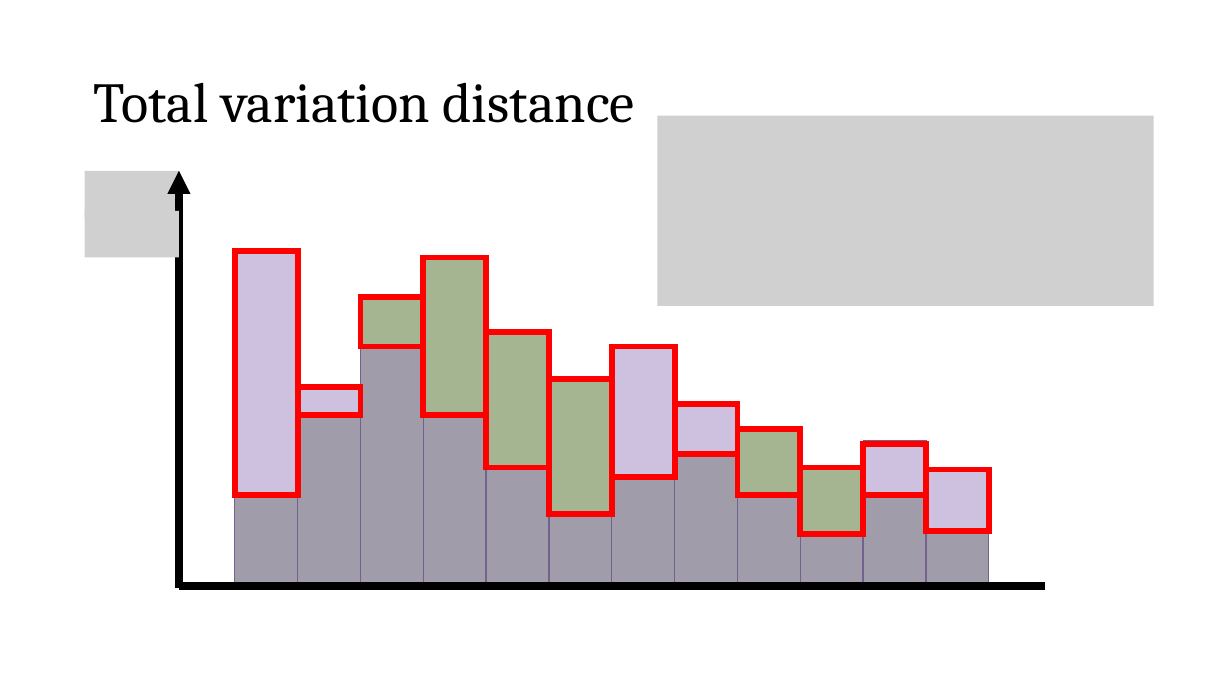
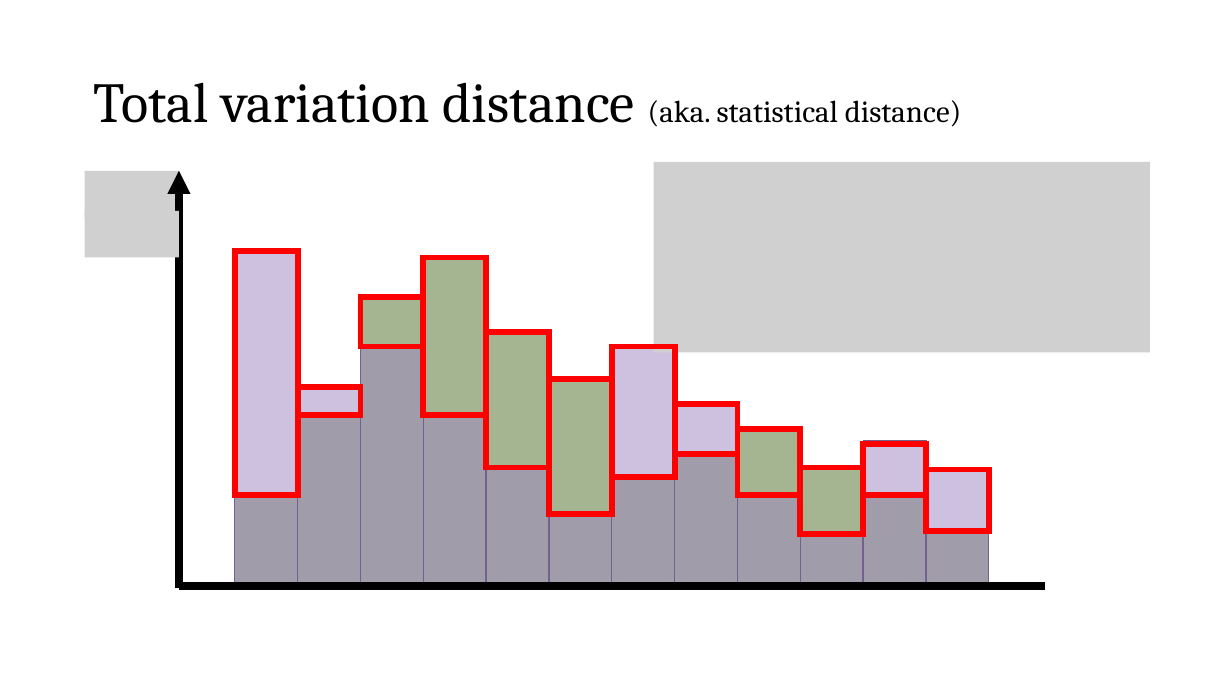
Before and after one commit to pw384/pw384.github.io, a slide deck: slide 2 of assets/slides/dtv_sosa.pptx. Drawn at 1232x693 pixels with LibreOffice and Linux fonts; fonts in the diff are those of the drawing; grey boxes stand for pictures. Boxes give left, top, right and bottom in pixels: in the first picture for what was removed or moved away, otherwise in the second. Text is boxed around its words. In the diff, an @@ line names an element or a change of style, - is before the commit and + after.

```diff
--- a/assets/slides/dtv_sosa.pptx
+++ b/assets/slides/dtv_sosa.pptx
@@ title at bbox=[94, 82, 962, 127]: text changed; size 44 to 24 pt @@
-Total variation distance
+Total variation distance (aka. statistical distance)
@@ picture: place and size @@
-picture at bbox=[658, 116, 1154, 306]
+picture at bbox=[654, 162, 1151, 352]
```
Also in this commit, not shown: 3 other slides changed, 1 slide added, 1 slide removed, 1 other file.
